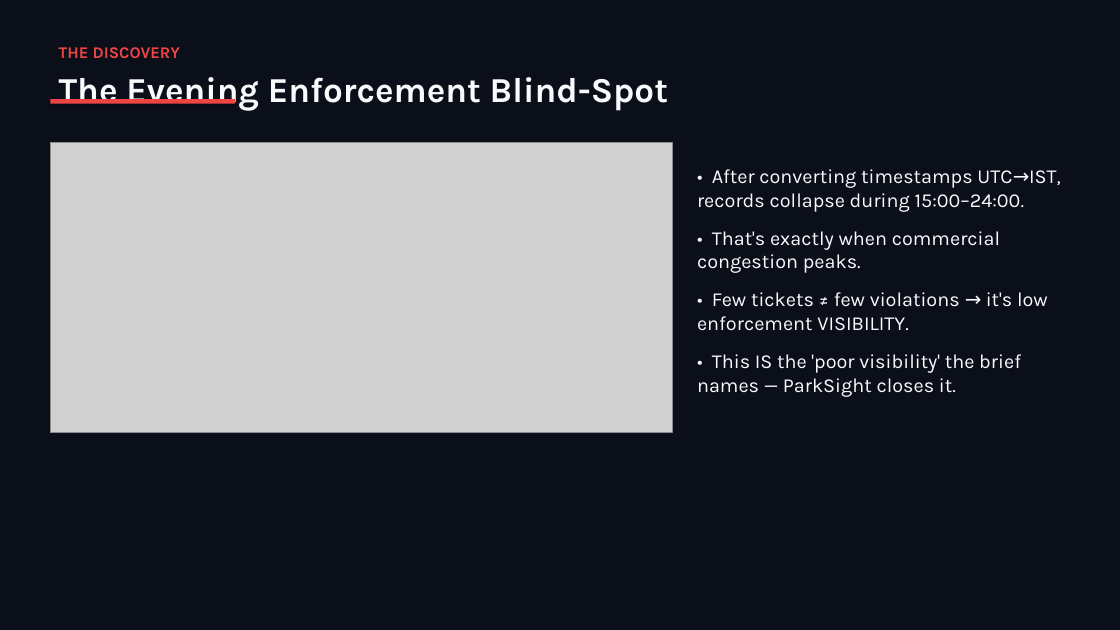
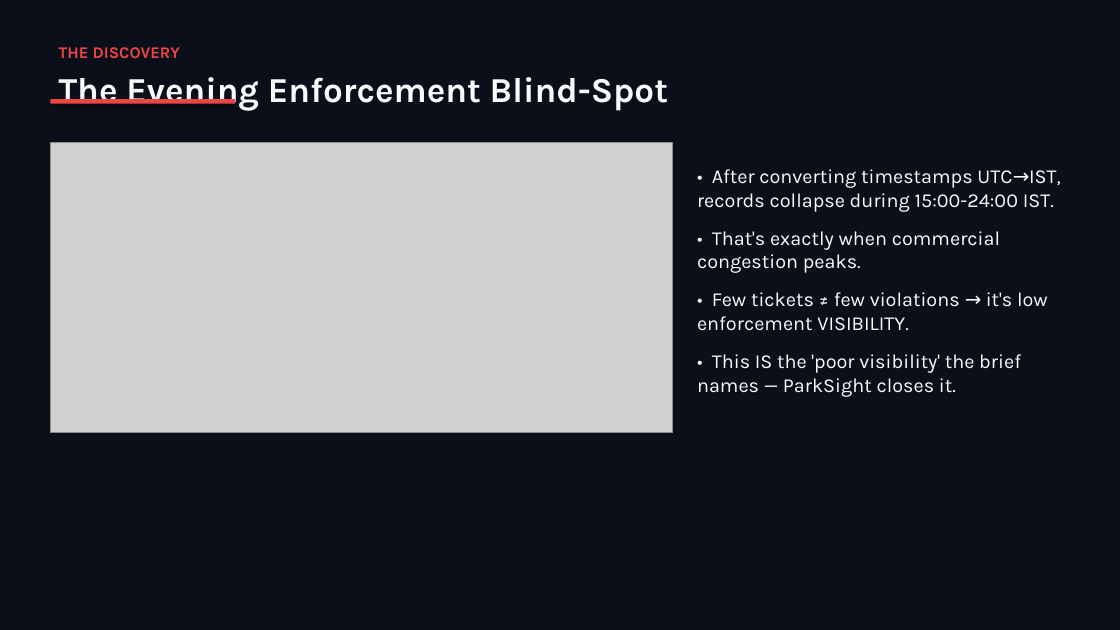
Before and after one commit to Susan5504R/ParkSight, a slide deck: slide 3 of parksight/reports/out/ParkSight_Pitch_Deck.pptx. Drawn at 1120x630 pixels with LibreOffice and Linux fonts; fonts in the diff are those of the drawing; grey boxes stand for pictures. Boxes give left, top, right and bottom in pixels: in the first picture for what was removed or moved away, otherwise in the second. Text is boxed around its words. In the diff, an @@ line names an element or a change of style, - is before the commit and + after.

```diff
--- a/parksight/reports/out/ParkSight_Pitch_Deck.pptx
+++ b/parksight/reports/out/ParkSight_Pitch_Deck.pptx
@@ text at [697,169,1061,212]: text changed @@
-• After converting timestamps UTC→IST, records collapse during 15:00–24:00.
+• After converting timestamps UTC→IST, records collapse during 15:00-24:00 IST.
```
Also in this commit, not shown: 1 other slide changed, 5 other files.
